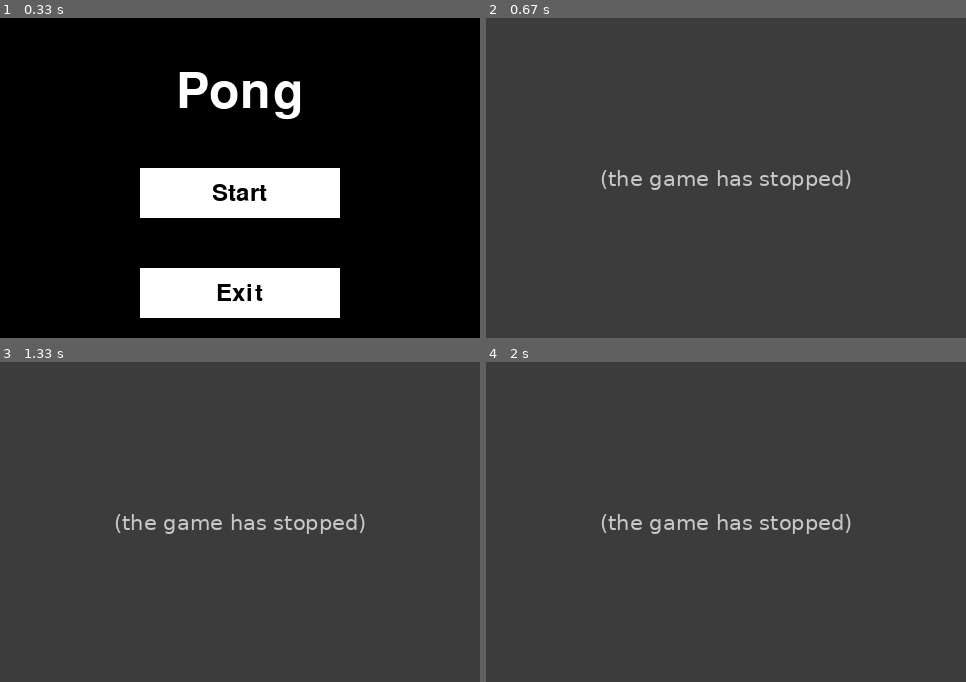
Above: before the commit, frames 1-4 (two rows, left to right).
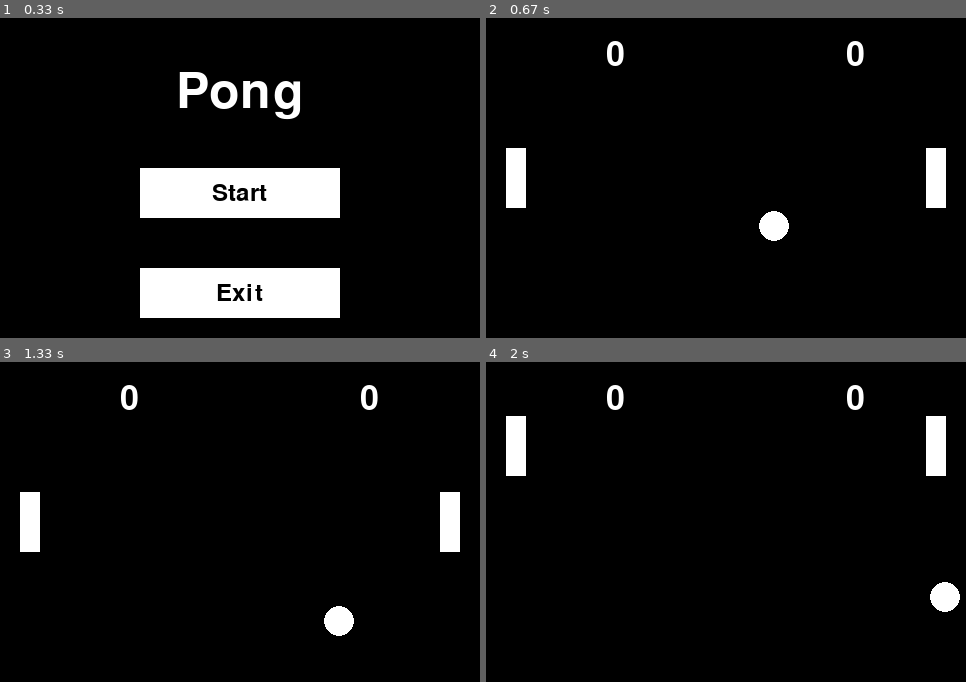
Above: after the commit, the same moments.

Repository: ReinKaos95/PyGames
Game: pygame game, started from Pong/main.py
Same seed, same stepped clock (60 frames per second), same inputs: the game is played once before the commit and once after it.
Inputs:
- Up to frame 1 (0.33 s): no input
- Up to frame 2 (0.67 s): click "Start" at 0.38 s
- Up to frame 3 (1.33 s): tap Esc at 0.67 s; click "Continue" at 1.05 s
- Up to frame 4 (2 s): hold Up 1.33-1.8 s; hold W 1.33-1.8 s; hold Down from 1.83 s (still down); hold S from 1.83 s (still down)

Frame 1 is identical in both runs. In frame 2, 100% of the frame differs, in the area x 0-100%, y 0-100%; in frame 3, 100%; in frame 4, 100%.
Error before the commit: AttributeError: 'Game' object has no attribute 'font' (main.py line 45); the game stopped at 0.38 s (later frames are placeholders)

Commit message:
Add Sound and effects

Diff:
--- a/Pong/ball.py
+++ b/Pong/ball.py
@@ -41,7 +41,7 @@
 
 
     def adjust_speed(self, player):
-        if self.rect.centery < player.rect.top + player.rect.height:
+        if self.rect.centery < player.rect.top + player.rect.height // 4:
             self.speed_y = -abs(self.speed_y)
-        elif self.rect.centery > player.rect.bottom + player.rect.height:
+        elif self.rect.centery > player.rect.bottom - player.rect.height // 4:
             self.speed_y = abs(self.speed_y)
--- a/Pong/fonts.py
+++ b/Pong/fonts.py
@@ -6,7 +6,7 @@
         self.title_font = pygame.font.Font(None, 74)  # Fuente del título
         self.button_font = pygame.font.Font(None, 36)  # Fuente de botones
         self.score_font = pygame.font.Font(None, 50)  # Fuente para la puntuación
-        self.custom_font = pygame.font.Font('Comic Sans MS.ttf', 36)  # Ejemplo de fuente personalizada (opcional)
+        self.custom_font = pygame.font.Font('fonts/Comic Sans MS.ttf', 36)  # Ejemplo de fuente personalizada (opcional)
 
     def get_title_font(self):
         return self.title_font
--- a/Pong/main.py
+++ b/Pong/main.py
@@ -42,8 +42,8 @@
 
     def draw_score(self):
         """Dibuja las puntuaciones en la pantalla."""
-        score1_surface = self.font.render(str(self.score1), True, WHITE)
-        score2_surface = self.font.render(str(self.score2), True, WHITE)
+        score1_surface = self.score_font.render(str(self.score1), True, WHITE)
+        score2_surface = self.score_font.render(str(self.score2), True, WHITE)
 
         # Posición de las puntuaciones
         self.screen.blit(score1_surface, (Res_Width // 4, 20))  # Puntuación del jugador 1
--- a/Pong/menu.py
+++ b/Pong/menu.py
@@ -1,13 +1,23 @@
 import pygame, sys
 from config import *
 from fonts import Fonts
+from utils import draw_button
 
 class Menu:
     def __init__(self, screen):
         self.screen = screen
         self.fonts = Fonts()
+
+        if not pygame.mixer.get_init():
+            pygame.mixer.init()
+
         self.title_font = self.fonts.get_title_font()
         self.button_font = self.fonts.get_button_font()
+
+        # Cargar sonidos
+        self.click_sound = pygame.mixer.Sound("audio/click.wav")  # Sonido al hacer clic
+        self.hover_sound = pygame.mixer.Sound("audio/hover.wav")  # Sonido al pasar el mouse (opcional)
+        self.hover_sound_played = False  # Para evitar reproducir el sonido de hover repetidamente
 
     def show(self):
         running = True
@@ -18,16 +28,19 @@
             self.screen.blit(title_surface, (Res_Width // 2 - title_surface.get_width() // 2, 50))
 
             start_button = pygame.Rect(Res_Width // 2 - 100, 150, 200, 50)
-            pygame.draw.rect(self.screen, WHITE, start_button)
-            start_text = self.button_font.render("Start", True, BLACK)
-            self.screen.blit(start_text, (start_button.x + (start_button.width - start_text.get_width()) // 2,
-                                          start_button.y + (start_button.height - start_text.get_height()) // 2))
+            draw_button(self.screen, start_button, "Start", self.button_font, BLACK, WHITE)
 
             quit_button = pygame.Rect(Res_Width // 2 -100, 250, 200, 50)
-            pygame.draw.rect(self.screen, WHITE, quit_button)
-            quit_text  = self.button_font.render("Exit", True, BLACK)
-            self.screen.blit(quit_text, (quit_button.x + (quit_button.width - quit_text.get_width()) // 2,
-                                          quit_button.y + (quit_button.height - quit_text.get_height()) // 2))
+            draw_button(self.screen, quit_button, "Exit", self.button_font, BLACK, WHITE)
+
+            # Detectar posición del mouse para hover
+            mouse_pos = pygame.mouse.get_pos()
+            if start_button.collidepoint(mouse_pos) or quit_button.collidepoint(mouse_pos):
+                if not self.hover_sound_played:  # Reproducir sonido de hover una vez
+                    self.hover_sound.play()
+                    self.hover_sound_played = True
+            else:
+                self.hover_sound_played = False  # Restablecer para futuras reproducciones
 
             pygame.display.flip()
 
@@ -37,7 +50,9 @@
                     sys.exit()
                 if event.type == pygame.MOUSEBUTTONDOWN:
                     if start_button.collidepoint(event.pos):
+                        self.click_sound.play()  # Reproducir sonido de clic
                         running = False
                     if quit_button.collidepoint(event.pos):
+                        self.click_sound.play()
                         pygame.quit()
                         sys.exit()
--- a/Pong/pause_menu.py
+++ b/Pong/pause_menu.py
@@ -1,20 +1,30 @@
 import pygame, sys
 from config import *
 from fonts import Fonts
+from utils import draw_button
 
 class PauseMenu:
     def __init__(self, screen):
         self.screen = screen
         self.fonts = Fonts()
+
+        if not pygame.mixer.get_init():
+            pygame.mixer.init()
+
         self.title_font = self.fonts.get_title_font()
         self.button_font = self.fonts.get_button_font()
+
+        # Cargar sonidos
+        self.click_sound = pygame.mixer.Sound("audio/click.wav")  # Sonido al hacer clic
+        self.hover_sound = pygame.mixer.Sound("audio/hover.wav")  # Sonido al pasar el mouse (opcional)
+        self.hover_sound_played = False  # Para evitar reproducir el sonido de hover repetidamente
 
     def show(self):
         running = True
         while running:
             self.screen.fill(BLACK)
 
-            title_surface = self.title_font.render("Pong", True, WHITE)
+            title_surface = self.title_font.render("Pausa", True, WHITE)
             self.screen.blit(title_surface, (Res_Width // 2 - title_surface.get_width() // 2, 50))
 
             start_button = pygame.Rect(Res_Width // 2 - 100, 150, 200, 50)
@@ -37,7 +47,9 @@
                     sys.exit()
                 if event.type == pygame.MOUSEBUTTONDOWN:
                     if start_button.collidepoint(event.pos):
+                        self.click_sound.play()  # Reproducir sonido de clic
                         running = False
                     if quit_button.collidepoint(event.pos):
+                        self.click_sound.play()
                         pygame.quit()
                         sys.exit()
--- /dev/null
+++ b/Pong/utils.py
@@ -0,0 +1,9 @@
+import pygame
+
+def draw_button(screen, rect, text, font, text_color, button_color):
+    pygame.draw.rect(screen, button_color, rect)
+    text_surface = font.render(text, True, text_color)
+    screen.blit(text_surface, (
+        rect.x + (rect.width - text_surface.get_width()) // 2,
+        rect.y + (rect.height - text_surface.get_height()) // 2
+    ))
Renamed: Pong/Comic Sans MS.ttf -> Pong/fonts/Comic Sans MS.ttf
Not shown, added: Pong/audio/click.wav
Not shown, added: Pong/audio/hover.wav
